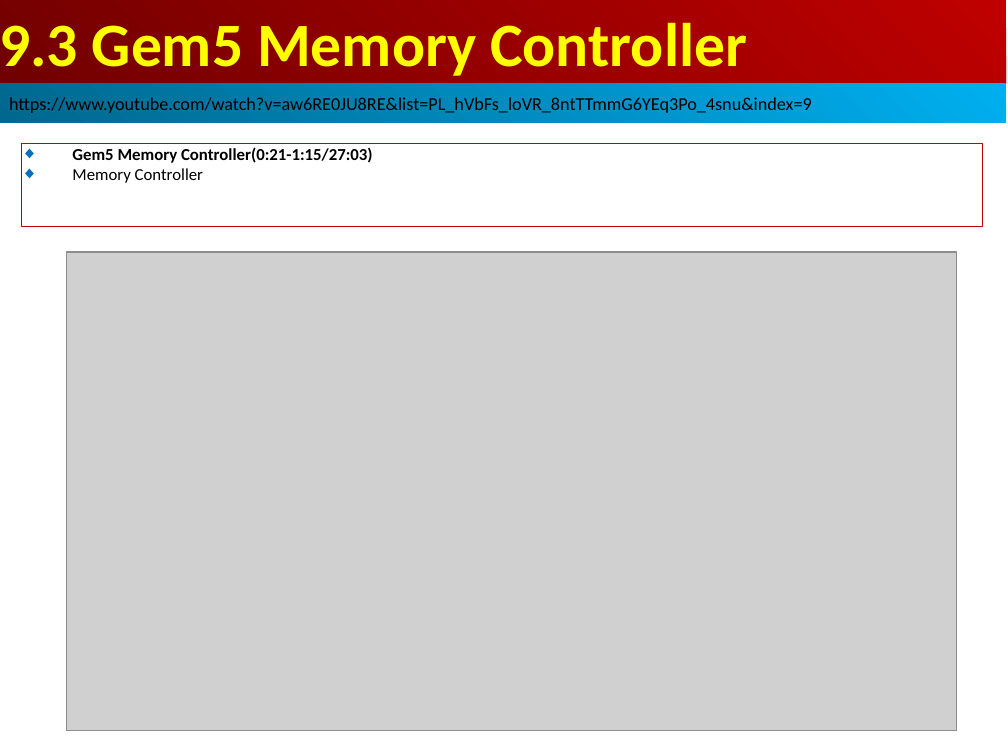
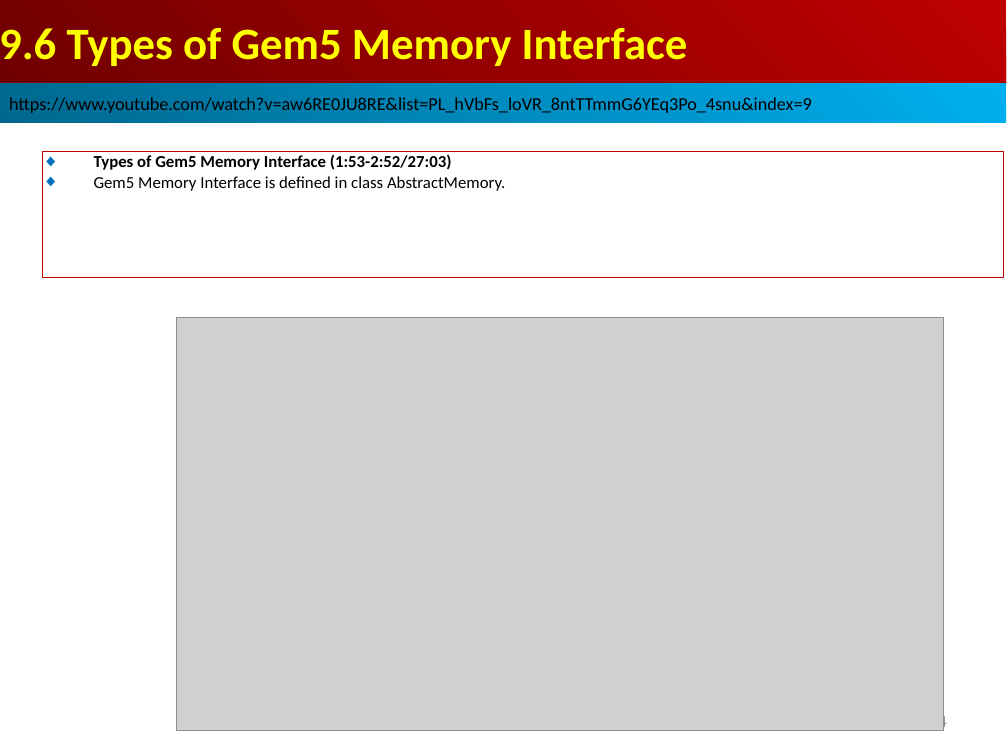
Before and after one commit to peterhchen/AIU_CS850_Gem5_McPAT, a slide deck: slide 14 of 050_Gem5/009.MemMod/000_Video/009.MemMod.ppt (slide 8 before the commit). Drawn at 1008x756 pixels with LibreOffice and Linux fonts; fonts in the diff are those of the drawing; grey boxes stand for pictures. Boxes give left, top, right and bottom in pixels: in the first picture for what was removed or moved away, otherwise in the second. Text is boxed around its words. In the diff, an @@ line names an element or a change of style, - is before the commit and + after.

```diff
--- a/050_Gem5/009.MemMod/000_Video/009.MemMod.ppt
+++ b/050_Gem5/009.MemMod/000_Video/009.MemMod.ppt
@@ text in rectangle at [0, 28, 688, 66]: text changed; size 44 to 32 pt @@
-9.3 Gem5 Memory Controller
+9.6 Types of Gem5 Memory Interface
@@ rectangle "Types of Gem5 Memory Interface ...": place and size @@
-rectangle "Types of Gem5 Memory Interface ..." at [21, 143, 983, 227]
+rectangle "Types of Gem5 Memory Interface ..." at [42, 151, 1004, 277]
@@ text in rectangle at [94, 154, 505, 191]: text changed; bold off @@
-◆ Gem5 Memory Controller(0:21-1:15/27:03)
-◆ Memory Controller
+◆ Types of Gem5 Memory Interface (1:53-2:52/27:03)
+◆ Gem5 Memory Interface is defined in class AbstractMemory.
@@ picture: place and size @@
-picture at [67, 252, 957, 731]
+picture at [176, 318, 943, 731]
@@ page number at [930, 713, 947, 731]: text changed @@
-8
+14
```
Also in this commit, not shown: 6 slides added.
